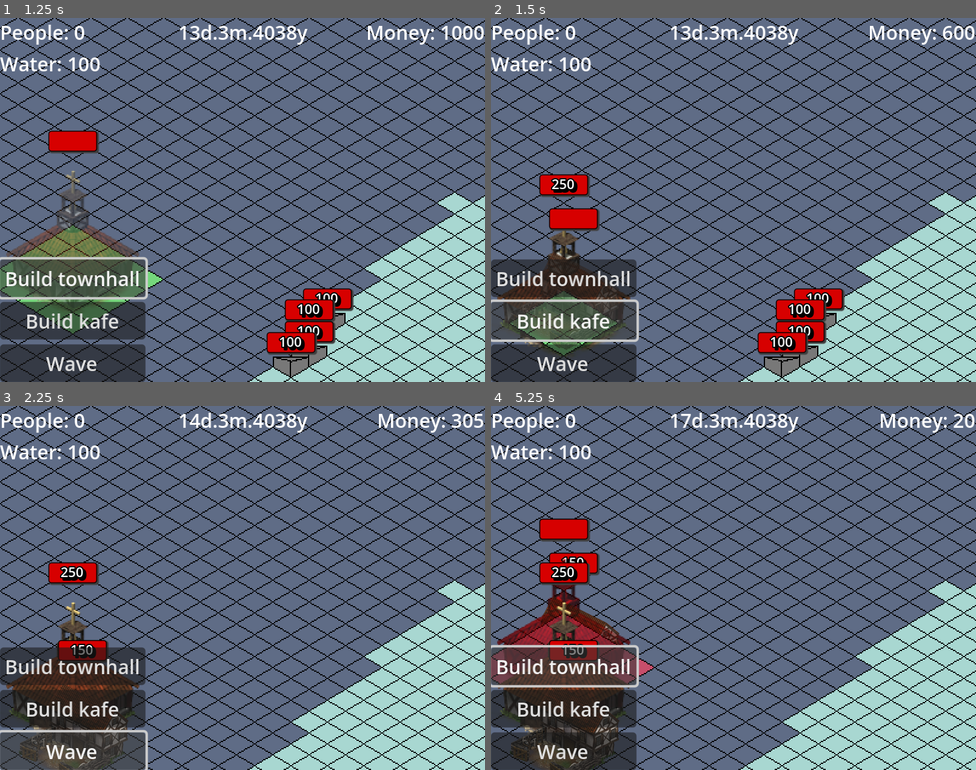
Above: before the commit, frames 1-4 (two rows, left to right).
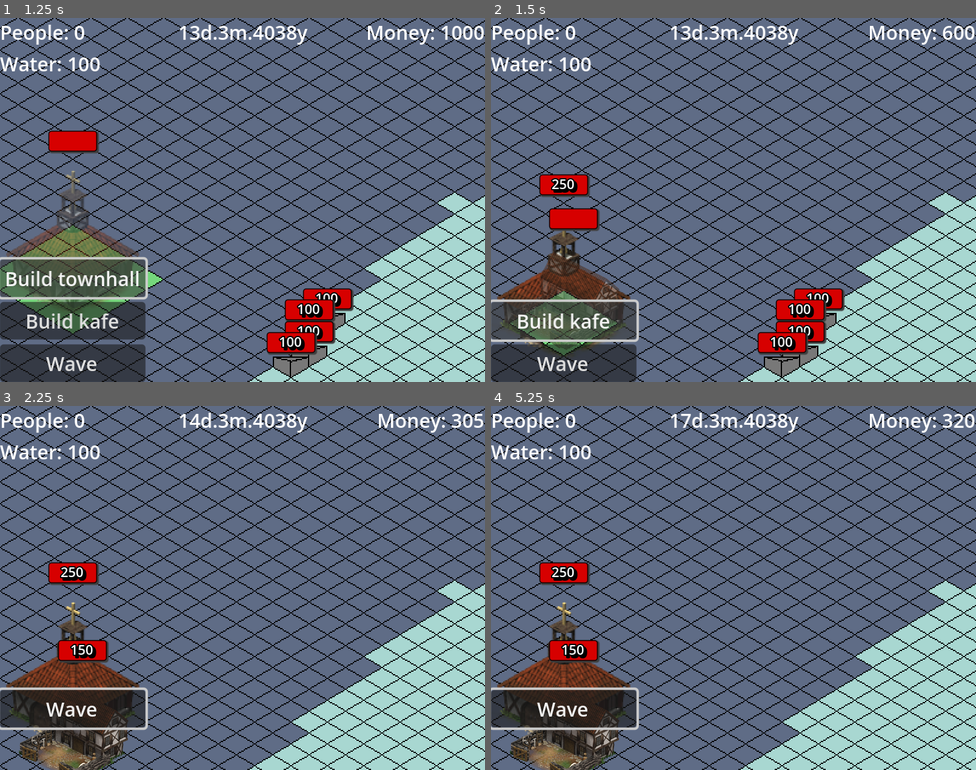
Above: after the commit, the same moments.

Repository: BurntRobot/artifical_heart_at_the_water-s_edge
Game: Godot game, scene res://world.tscn
Same seed, same stepped clock (60 frames per second), same inputs: the game is played once before the commit and once after it.
Inputs (mouse positions are in pixels of both pictures, inside the frame that each line leads up to):
- Up to frame 1 (1.25 s): click "Build townhall" at 0.5 s
- Up to frame 2 (1.5 s): click "Build kafe" at 1.25 s
- Up to frame 3 (2.25 s): click "Wave" at 2 s
- Up to frame 4 (5.25 s): click (563, 668) at 2.75 s, where only the run before the commit has a clickable "Build townhall"; click "Wave" at 3.5 s; click (563, 708) at 4.25 s, where only the run before the commit has a clickable "Build kafe"; click (563, 668) at 5 s, where only the run before the commit has a clickable "Build townhall"

Frame 1 is identical in both runs. In frame 2, 2.7% of the frame differs, in the area x 0-30%, y 66-77%; in frame 3, 5.8%; in frame 4, 9.4%, in the area x 0-98%, y 2-100%.

Commit message:
Made an Proof of Concept.

Diff:
--- a/Buildings/building.gd
+++ b/Buildings/building.gd
@@ -19,7 +19,7 @@
 
 signal _on_check_free_ground(_tile_map: Array[Vector2i])
 signal _on_check_free_water(_tile_map: Array[Vector2i])
-
+signal built
 
 func _ready() -> void:
 	CityResources._on_next_day.connect(_next_day)
@@ -58,6 +58,7 @@
 		if event.is_action_pressed("build"):
 			if CityResources.money - building_cost >= 0 and can_build:
 				_build()
+				built.emit()
 			else:
 				animation_player.play("cant_build")
 
--- a/Map/map.gd
+++ b/Map/map.gd
@@ -6,10 +6,13 @@
 @onready var base_map: TileMapLayer = $BaseMap
 
 signal _on_kafe_click
+signal town_hall_built
+signal kafe_built
 
 
 func _ready() -> void:
 	Input.set_mouse_mode(Input.MOUSE_MODE_VISIBLE)
+
 
 func is_tiles_are_free_ground(tiles: Array[Vector2i]):
 	for child in get_children():
@@ -45,12 +48,15 @@
 func _on_test_build_pressed() -> void:
 	var town_hall = buildings_scenes[0].instantiate()
 	town_hall._on_check_free_ground.connect(is_tiles_are_free_ground)
+	town_hall.built.connect(town_hall_built.emit)
 	add_child(town_hall)
+
 
 func _on_test_build_2_pressed() -> void:
 	var kafe = buildings_scenes[1].instantiate()
 	kafe._on_check_free_ground.connect(is_tiles_are_free_ground)
 	kafe._on_click.connect(_kafe_is_clicked)
+	kafe.built.connect(kafe_built.emit)
 	add_child(kafe)
 
 func _kafe_is_clicked():
--- a/world.gd
+++ b/world.gd
@@ -12,3 +12,10 @@
 
 func _on_kafe_menu__on_choise() -> void:
 	map.deactivate_kafe()
+
+
+func _on_map_kafe_built() -> void:
+	$GUI/VBoxContainer/test_build2.hide()
+
+func _on_map_town_hall_built() -> void:
+	$GUI/VBoxContainer/test_build.hide()
--- a/world.tscn
+++ b/world.tscn
@@ -184,6 +184,8 @@
 script = ExtResource("6_dwbse")
 
 [connection signal="_on_kafe_click" from="Game/Map" to="." method="_on_map__on_kafe_click"]
+[connection signal="kafe_built" from="Game/Map" to="." method="_on_map_kafe_built"]
+[connection signal="town_hall_built" from="Game/Map" to="." method="_on_map_town_hall_built"]
 [connection signal="pressed" from="GUI/VBoxContainer/test_build" to="Game/Map" method="_on_test_build_pressed"]
 [connection signal="pressed" from="GUI/VBoxContainer/test_build2" to="Game/Map" method="_on_test_build_2_pressed"]
 [connection signal="pressed" from="GUI/VBoxContainer/test_build3" to="Game/Map" method="_on_test_build_3_pressed"]
